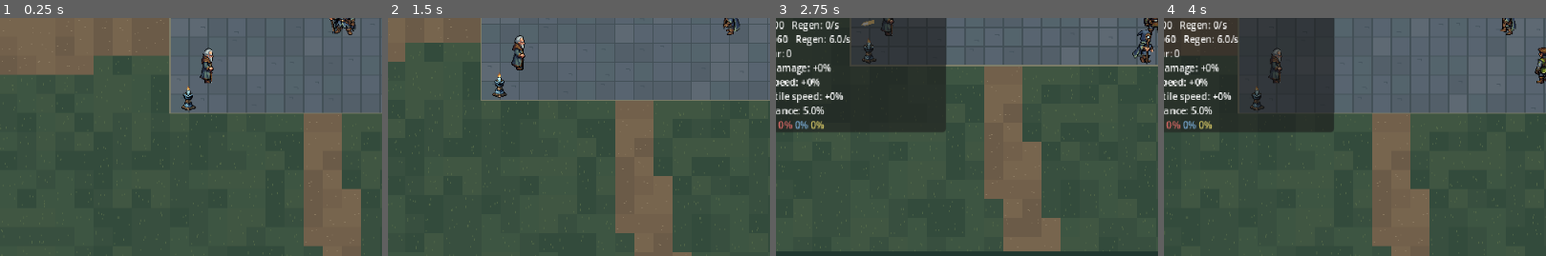
Above: before the commit, frames 1-4 (left to right).
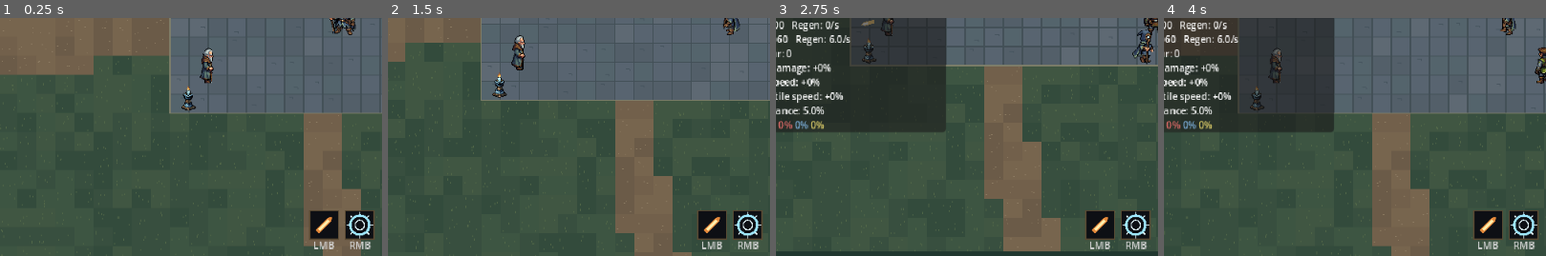
Above: after the commit, the same moments.

Repository: weilonprice/ruined-academy
Game: Godot game, scene res://main.tscn
The game is run twice, just before and just after one commit, with the same random seed, the same clock (stepped at 60 frames per second) and the same inputs.
Inputs (mouse positions are % of the whole screen's width and height, from its top left):
- Up to frame 1 (0.25 s): no input
- Up to frame 2 (1.5 s): tap Enter at 0.5 s; move the mouse to (72, 45) at 0.52 s; hold D (move_right) 0.53-1.28 s; hold Space (dodge) 0.53-1.28 s; click (72, 45) at 0.67 s; tap Alt (show_labels) at 0.8, 1.35 s; move the mouse to (30, 55) at 1.27 s; hold S (move_down) from 1.28 s (still down); click (30, 55) at 1.42 s
- Up to frame 3 (2.75 s): tap Space (dodge) at 1.55 s; move the mouse to (60, 28) at 2.02 s; release S (move_down) at 2.03 s; hold D (move_right) from 2.03 s (still down); hold C (character_panel) from 2.03 s (still down); click (60, 28) at 2.17 s; tap Alt (show_labels) at 2.3 s
- Up to frame 4 (4 s): move the mouse to (45, 70) at 2.77 s; release D (move_right) at 2.78 s; release C (character_panel) at 2.78 s; hold W (move_up) 2.78-3.53 s; tap Space (dodge) at 2.85 s; click (45, 70) at 2.92 s; move the mouse to (80, 65) at 3.52 s; hold A (move_left) from 3.53 s (still down); hold Alt (show_labels) from 3.53 s (still down); click (80, 65) at 3.67 s
The pictures show only the part of the screen within x 5-55%, y 50-100%; the shares and areas given below are measured in that part.

The runs differ from the first frame. In frame 1, 2.0% of the frame differs, in the area x 81-98%, y 80-98%; in frame 2, 2.1%; in frame 3, 2.1%; in frame 4, 2.1%.

Commit message:
Add Frost Nova: a short-range cold burst on right-click
Right-click casts Frost Nova around the wizard, facing the cursor for the
cast. Every living enemy within about 90 px takes one 12-18 cold hit
(each with its own damage and crit roll) and is chilled for 2 s, moving,
animating, and recovering from attacks at 70% speed with an icy tint;
a longer chill replaces a shorter one. It costs 12 mana with a 0.45 s
cast; spell damage, crit chance, and cast speed apply. The effect is a
code-drawn expanding ring with ice shards.

The bolt and the nova now share _begin_cast (mana, cast time, facing,
cast animation). A skill bar at the bottom centre shows both spells with
their mouse buttons and dims one while mana is short.

tests/skills_test.gd covers the cast, area hits and misses, costs and
cast gating, chill slowing and wearing off, gear scaling, cleanup, the
skill bar, and no casting while carrying an item or fallen.

Co-Authored-By: Claude Opus 5.5 <noreply@anthropic.com>
Claude-Session: https://claude.ai/code/session_014JCZKtCEKe5udbc5VmJHht

Diff:
--- a/game/enemy.gd
+++ b/game/enemy.gd
@@ -14,6 +14,9 @@
 const REACH_SLACK := 12.0
 # Enemies closer than this push apart so they don't stack.
 const SPACING := 30.0
+# Chilled enemies move, animate, and recover from attacks at this fraction of their speed.
+const CHILL_SLOW := 0.7
+const CHILL_TINT := Color(0.72, 0.9, 1.35)
 # Per kind: movement, attack clip, the frame the blow lands on, and cooldown after an attack.
 # A ranged kind holds around its reach and fires a bolt instead of striking.
 const KINDS := {
@@ -38,6 +41,7 @@
 var hurting := false
 var dying := false
 var hit_flash: Tween
+var chilled_left := 0.0
 var stats: Dictionary
 @onready var sprite: AnimatedSprite2D = $Sprite
 
@@ -55,9 +59,13 @@
 
 
 func _physics_process(delta: float) -> void:
-	if dying or hurting or attacking:
-		return
-	cooldown_left = maxf(0.0, cooldown_left - delta)
+	if dying:
+		return
+	_update_chill(delta)
+	if hurting or attacking:
+		return
+	var pace := speed_factor()
+	cooldown_left = maxf(0.0, cooldown_left - delta * pace)
 	var player = _player()
 	_face(player)
 	if player == null or player.dead or not ai_enabled:
@@ -79,14 +87,18 @@
 		_start_attack()
 		return
 	velocity += _separation() * stats.speed
-	position += velocity * delta
+	position += velocity * pace * delta
 	position = position.clamp(WORLD.WALK_BOUNDS.position, WORLD.WALK_BOUNDS.end)
 	_play("move" if not velocity.is_zero_approx() else "idle")
 
 
-func take_damage(amount: float, critical := false) -> void:
+# Takes a hit; a chill (in seconds) slows the enemy, and a longer chill replaces a shorter one.
+func take_damage(amount: float, critical := false, chill := 0.0) -> void:
 	if health <= 0.0 or amount <= 0.0:
 		return
+	if chill > 0.0:
+		chilled_left = maxf(chilled_left, chill)
+		_update_chill(0.0)
 	health = maxf(0.0, health - amount)
 	aggro = true
 	# A hit interrupts an attack before its blow lands.
@@ -112,6 +124,23 @@
 	hit_flash.tween_property(sprite, "self_modulate", Color.WHITE, 0.12)
 
 
+func is_chilled() -> bool:
+	return chilled_left > 0.0
+
+
+func speed_factor() -> float:
+	return CHILL_SLOW if is_chilled() else 1.0
+
+
+func _update_chill(delta: float) -> void:
+	if chilled_left > 0.0:
+		chilled_left = maxf(0.0, chilled_left - delta)
+	sprite.speed_scale = speed_factor()
+	var tint := CHILL_TINT if is_chilled() else Color.WHITE
+	# Keep the current alpha: the death fade animates it.
+	modulate = Color(tint, modulate.a)
+
+
 func _start_attack() -> void:
 	attacking = true
 	attack_landed = false
--- /dev/null
+++ b/game/frost_nova.gd
@@ -0,0 +1,73 @@
+extends Node2D
+
+# Frost Nova: a ring of cold bursting out from the caster. Every enemy within
+# the radius takes one cold hit and is chilled; the ring is the visual.
+
+const RADIUS := 90.0
+# Enemies whose edge the ring reaches count as inside.
+const ENEMY_REACH := 12.0
+const EXPAND_TIME := 0.22
+const FADE_TIME := 0.18
+const SHARDS := 14
+const RING_COLOR := Color("9fe8ff")
+const CORE_COLOR := Color("e8fbff")
+
+# Set by the caster before adding the nova to the scene.
+var damage_range := Vector2(12.0, 18.0)
+var damage_scale := 1.0
+var crit_chance := 5.0
+var crit_multiplier := 1.5
+var chill_time := 2.0
+var rng: RandomNumberGenerator
+var hits: Array = []
+var progress := 0.0
+var fade := 1.0
+
+
+func _ready() -> void:
+	z_index = 1
+	hits = strike()
+	var tween := create_tween()
+	tween.tween_property(self, "progress", 1.0, EXPAND_TIME).set_ease(Tween.EASE_OUT).set_trans(Tween.TRANS_QUAD)
+	tween.tween_property(self, "fade", 0.0, FADE_TIME)
+	tween.tween_callback(queue_free)
+
+
+func _process(_delta: float) -> void:
+	queue_redraw()
+
+
+# Hits every living enemy in reach once, each with its own damage and crit roll.
+func strike() -> Array:
+	var struck := []
+	for enemy: Node2D in get_tree().get_nodes_in_group("enemies"):
+		if enemy.global_position.distance_to(global_position) > RADIUS + ENEMY_REACH:
+			continue
+		var critical := rng.randf() * 100.0 < crit_chance
+		var damage := rng.randf_range(damage_range.x, damage_range.y) * damage_scale
+		if critical:
+			damage *= crit_multiplier
+		enemy.take_damage(damage, critical, chill_time)
+		struck.append({"enemy": enemy, "damage": damage, "critical": critical})
+	return struck
+
+
+func _draw() -> void:
+	var radius := lerpf(10.0, RADIUS, progress)
+	var ring := RING_COLOR
+	ring.a = 0.9 * fade
+	var core := CORE_COLOR
+	core.a = 0.8 * fade
+	var haze := RING_COLOR
+	haze.a = 0.12 * fade
+	draw_circle(Vector2.ZERO, radius, haze)
+	draw_arc(Vector2.ZERO, radius, 0.0, TAU, 48, ring, 3.0)
+	draw_arc(Vector2.ZERO, radius - 3.0, 0.0, TAU, 48, core, 1.0)
+	# Ice shards riding the ring's edge, pointing outward.
+	for index in range(SHARDS):
+		var angle := TAU * index / SHARDS + progress * 0.4
+		var out := Vector2.from_angle(angle)
+		var side := out.orthogonal() * 2.0
+		var tip := out * (radius + 5.0)
+		var base := out * (radius - 3.0)
+		draw_colored_polygon(PackedVector2Array([(base + side).round(), tip.round(), (base - side).round()]), core)
--- a/game/main.tscn
+++ b/game/main.tscn
@@ -10,6 +10,7 @@
 [ext_resource type="Script" path="res://debug_tools.gd" id="8_debug"]
 [ext_resource type="Script" path="res://inventory_panel.gd" id="9_inventory"]
 [ext_resource type="Script" path="res://item_tooltip.gd" id="10_tooltip"]
+[ext_resource type="Script" path="res://skill_bar.gd" id="11_skills"]
 
 [node name="Map" type="Node2D"]
 y_sort_enabled = true
@@ -115,6 +116,21 @@
 theme_override_font_sizes/normal_font_size = 8
 theme_override_font_sizes/bold_font_size = 8
 
+[node name="SkillBar" type="Control" parent="HUD"]
+anchors_preset = 7
+anchor_left = 0.5
+anchor_top = 1.0
+anchor_right = 0.5
+anchor_bottom = 1.0
+offset_left = -40.0
+offset_top = -38.0
+offset_right = 40.0
+offset_bottom = -4.0
+grow_horizontal = 2
+grow_vertical = 0
+mouse_filter = 2
+script = ExtResource("11_skills")
+
 [node name="InventoryPanel" type="Control" parent="HUD"]
 anchors_preset = 11
 anchor_left = 1.0
--- a/game/player.gd
+++ b/game/player.gd
@@ -11,6 +11,12 @@
 const BOLT_MANA_COST := 5.0
 const BOLT_DAMAGE := Vector2(8.0, 12.0)
 const BASE_CAST_TIME := 0.25
+const FROST_NOVA_SCRIPT := preload("res://frost_nova.gd")
+# Frost Nova: a short-range burst of cold around the wizard that chills what it hits.
+const NOVA_MANA_COST := 12.0
+const NOVA_DAMAGE := Vector2(12.0, 18.0)
+const NOVA_CAST_TIME := 0.45
+const NOVA_CHILL_TIME := 2.0
 const WORLD := preload("res://world.gd")
 const ANIMATIONS := preload("res://animation_library.gd")
 const DIRECTIONS := ["east", "south-east", "south", "south-west", "west", "north-west", "north", "north-east"]
@@ -115,18 +121,17 @@
 		elif not is_dodging():
 			shoot_at(get_global_mouse_position())
 		get_viewport().set_input_as_handled()
+	elif event is InputEventMouseButton and event.button_index == MOUSE_BUTTON_RIGHT and event.pressed:
+		if Inventory.held == null and not is_dodging():
+			cast_nova(get_global_mouse_position())
+		get_viewport().set_input_as_handled()
 
 
 # Casts a bolt toward the target, if the last cast has finished and there is mana for it.
 func shoot_at(target: Vector2) -> Node2D:
 	var aim := target - global_position
-	if dead or aim.is_zero_approx() or cast_ready_in > 0.0 or mana < BOLT_MANA_COST:
+	if aim.is_zero_approx() or not _begin_cast(BOLT_MANA_COST, BASE_CAST_TIME, aim):
 		return null
-	mana -= BOLT_MANA_COST
-	mana_changed.emit(mana, max_mana)
-	var cast_rate: float = 1.0 + stats.cast_speed / 100.0
-	cast_ready_in = BASE_CAST_TIME / cast_rate
-	facing = DIRECTIONS[posmod(roundi(aim.angle() / (PI / 4.0)), 8)]
 	var tip: Vector2 = global_position + STAFF_TIPS[facing]
 	# Aim from the tip so the bolt still flies through the clicked point.
 	var flight := target - tip
@@ -142,13 +147,44 @@
 	projectile.global_position = tip
 	# The first hit check sweeps from the body, so an enemy between the wizard and the tip is still hit.
 	projectile.sweep_from = global_position
+	return projectile
+
+
+# Casts Frost Nova around the wizard, turning toward the cursor for the cast.
+func cast_nova(toward: Vector2) -> Node2D:
+	if not _begin_cast(NOVA_MANA_COST, NOVA_CAST_TIME, toward - global_position):
+		return null
+	var nova := Node2D.new()
+	nova.set_script(FROST_NOVA_SCRIPT)
+	nova.damage_range = NOVA_DAMAGE
+	nova.damage_scale = 1.0 + stats.spell_damage / 100.0
+	nova.crit_chance = stats.crit_chance
+	nova.crit_multiplier = STATS.CRIT_MULTIPLIER
+	nova.chill_time = NOVA_CHILL_TIME
+	nova.rng = rng
+	nova.position = position
+	get_parent().add_child(nova)
+	return nova
+
+
+# Starts a spell if the last cast has finished and there is mana: spends it,
+# sets the wait before the next cast (shortened by cast speed), and plays the cast.
+func _begin_cast(mana_cost: float, cast_time: float, aim: Vector2) -> bool:
+	if dead or cast_ready_in > 0.0 or mana < mana_cost:
+		return false
+	mana -= mana_cost
+	mana_changed.emit(mana, max_mana)
+	var cast_rate: float = 1.0 + stats.cast_speed / 100.0
+	cast_ready_in = cast_time / cast_rate
+	if not aim.is_zero_approx():
+		facing = DIRECTIONS[posmod(roundi(aim.angle() / (PI / 4.0)), 8)]
 	casting = true
 	hurting = false
 	_play("cast")
 	# Faster casting plays the cast animation faster too.
 	sprite.speed_scale = cast_rate
 	sprite.set_frame_and_progress(0, 0.0)
-	return projectile
+	return true
 
 
 # Takes a hit of a damage type; armour reduces physical hits, resistances the elements.
--- /dev/null
+++ b/game/skill_bar.gd
@@ -0,0 +1,63 @@
+extends Control
+
+# The skill bar: the bolt on the left mouse button, Frost Nova on the right.
+# A skill dims while there isn't enough mana to cast it.
+
+const SLOT := 24.0
+const GAP := 6.0
+const FRAME := Color("5a4a33")
+const BACK := Color("0d0f14")
+const DIM := Color(0, 0, 0, 0.6)
+const KEY_COLOR := Color("d8d8d8")
+
+var player
+@onready var font := get_theme_default_font()
+
+
+func _ready() -> void:
+	mouse_filter = Control.MOUSE_FILTER_IGNORE
+	player = get_tree().get_first_node_in_group("player")
+
+
+func _process(_delta: float) -> void:
+	queue_redraw()
+
+
+# [key label, mana cost, icon drawer] for each slot, left to right.
+func skills() -> Array:
+	return [["LMB", player.BOLT_MANA_COST, _draw_bolt_icon], ["RMB", player.NOVA_MANA_COST, _draw_nova_icon]]
+
+
+func usable(cost: float) -> bool:
+	return player != null and not player.dead and player.mana >= cost
+
+
+func _draw() -> void:
+	if player == null:
+		return
+	var list := skills()
+	var width := list.size() * SLOT + (list.size() - 1) * GAP
+	for index in range(list.size()):
+		var slot := Rect2(Vector2((size.x - width) / 2.0 + index * (SLOT + GAP), 0.0), Vector2(SLOT, SLOT))
+		draw_rect(slot, BACK)
+		list[index][2].call(slot.get_center())
+		if not usable(list[index][1]):
+			draw_rect(slot, DIM)
+		draw_rect(slot, FRAME, false, 1.0)
+		draw_string(font, Vector2(slot.position.x, slot.end.y + 8.0), list[index][0], HORIZONTAL_ALIGNMENT_CENTER, SLOT, 8, KEY_COLOR)
+
+
+func _draw_bolt_icon(center: Vector2) -> void:
+	var points := PackedVector2Array([Vector2(-7, 4), Vector2(3, -6), Vector2(7, -7), Vector2(6, -3), Vector2(-4, 7)])
+	for index in range(points.size()):
+		points[index] += center
+	draw_colored_polygon(points, Color("e78a3b"))
+	draw_line(center + Vector2(-4, 4), center + Vector2(4, -4), Color("fff0ae"), 2.0)
+
+
+func _draw_nova_icon(center: Vector2) -> void:
+	draw_arc(center, 8.0, 0.0, TAU, 24, Color("9fe8ff"), 2.0)
+	draw_arc(center, 4.0, 0.0, TAU, 16, Color("e8fbff"), 1.0)
+	for index in range(8):
+		var out := Vector2.from_angle(TAU * index / 8.0)
+		draw_line(center + out * 9.0, center + out * 11.0, Color("e8fbff"), 1.0)
--- /dev/null
+++ b/game/tests/skills_test.gd
@@ -0,0 +1,153 @@
+extends SceneTree
+
+const DB := preload("res://items/item_database.gd")
+const ITEM := preload("res://items/item.gd")
+const NOVA := preload("res://frost_nova.gd")
+const SAVE := "user://test_inventory.json"
+
+var failures: Array[String] = []
+
+
+func _initialize() -> void:
+	call_deferred("run")
+
+
+func run() -> void:
+	var inventory = root.get_node("Inventory")
+	inventory.use_save_path(SAVE)
+	inventory.clear()
+	var scene: Node = load("res://main.tscn").instantiate()
+	root.add_child(scene)
+	await process_frame
+	var player = scene.get_node("Wizard")
+	player.set_physics_process(false)
+	for enemy in get_nodes_in_group("enemies"):
+		enemy.queue_free()
+	await process_frame
+
+	# Right-click casts Frost Nova: mana, cast time, and the cast animation facing the cursor.
+	var near_east = spawn(scene, player.position + Vector2(60, 0))
+	var near_south = spawn(scene, player.position + Vector2(0, NOVA.RADIUS + NOVA.ENEMY_REACH - 1.0))
+	var outside = spawn(scene, player.position + Vector2(-(NOVA.RADIUS + NOVA.ENEMY_REACH + 10.0), 0))
+	await process_frame
+	var right_click := InputEventMouseButton.new()
+	right_click.button_index = MOUSE_BUTTON_RIGHT
+	right_click.pressed = true
+	player._unhandled_input(right_click)
+	var novas := scene.get_children().filter(func(node: Node) -> bool: return node.get_script() == NOVA)
+	check(novas.size() == 1, "Right-click casts Frost Nova")
+	check(player.mana == player.max_mana - player.NOVA_MANA_COST, "It costs its mana")
+	check(is_equal_approx(player.cast_ready_in, player.NOVA_CAST_TIME), "It takes its cast time")
+	check(player.casting and String(player.sprite.animation).begins_with("cast_"))
+	check(get_nodes_in_group("projectiles").is_empty(), "No bolt")
+
+	# Every enemy in reach is hit once and chilled; one out of reach is untouched.
+	var hits: Array = novas[0].hits
+	check(hits.size() == 2 and hits.any(func(hit: Dictionary) -> bool: return hit.enemy == near_east) and hits.any(func(hit: Dictionary) -> bool: return hit.enemy == near_south))
+	for hit in hits:
+		var expected: float = hit.enemy.MAX_HEALTH - hit.damage
+		check(is_equal_approx(hit.enemy.health, expected), "One hit each")
+		check(hit.damage >= player.NOVA_DAMAGE.x and hit.damage <= player.NOVA_DAMAGE.y * 1.5)
+		check(hit.enemy.is_chilled() and is_equal_approx(hit.enemy.sprite.speed_scale, hit.enemy.CHILL_SLOW), "Hit enemies are chilled")
+		check(hit.enemy.aggro, "A hit wakes the enemy")
+	check(outside.health == outside.MAX_HEALTH and not outside.is_chilled(), "Out of reach: untouched")
+
+	# Casting waits for the last cast, and needs mana.
+	check(player.cast_nova(player.global_position) == null, "No recast before the cast time passes")
+	player.cast_ready_in = 0.0
+	player.mana = player.NOVA_MANA_COST - 1.0
+	check(player.cast_nova(player.global_position) == null, "No cast without mana")
+	check(player.shoot_at(player.global_position + Vector2(50, 0)) != null, "The bolt still casts on the mana left")
+
+	# Chill slows movement and attacks, then wears off.
+	var runner = spawn(scene, Vector2(300, 800))
+	var chilled = spawn(scene, Vector2(300, 860))
+	runner.aggro = true
+	chilled.aggro = true
+	player.position = Vector2(700, 830)
+	chilled.take_damage(1.0, false, 10.0)
+	chilled.hurting = false
+	var start_runner: Vector2 = runner.position
+	var start_chilled: Vector2 = chilled.position
+	for step in range(30):
+		runner._physics_process(1.0 / 60.0)
+		chilled._physics_process(1.0 / 60.0)
+	var ratio: float = (chilled.position - start_chilled).length() / (runner.position - start_runner).length()
+	check(is_equal_approx(snappedf(ratio, 0.01), runner.CHILL_SLOW), "Chilled enemies move at 70%% speed (%.2f)" % ratio)
+	chilled._physics_process(20.0)
+	check(not chilled.is_chilled() and chilled.sprite.speed_scale == 1.0 and chilled.modulate.b == 1.0, "Chill wears off")
+
+	# Gear scales the nova: spell damage, crits, and cast speed.
+	var staff = ITEM.new()
+	staff.base_id = "apprentice_staff"
+	staff.rarity = DB.RARITY_MAGIC
+	for pair in [["spell_damage", 100], ["crit_chance", 1900], ["cast_speed", 50]]:
+		staff.mods.append({"kind": "unique", "stat": pair[0], "value": pair[1], "affix": "", "tier": 0})
+	inventory.equip(staff, "weapon")
+	for node in get_nodes_in_group("enemies"):
+		node.queue_free()
+	await process_frame
+	var target = spawn(scene, player.position + Vector2(40, 0))
+	await process_frame
+	player.cast_ready_in = 0.0
+	player.mana = player.max_mana
+	var boosted = player.cast_nova(player.global_position)
+	check(is_equal_approx(player.cast_ready_in, player.NOVA_CAST_TIME / 1.5), "Cast speed shortens the cast")
+	check(boosted.hits.size() == 1 and boosted.hits[0].critical, "Crit chance applies")
+	var damage: float = boosted.hits[0].damage
+	check(damage >= player.NOVA_DAMAGE.x * 2.0 * 1.5 - 0.01 and damage <= player.NOVA_DAMAGE.y * 2.0 * 1.5 + 0.01, "Spell damage and crits scale it (%.1f)" % damage)
+	check(target.dying, "A lethal nova kills")
+
+	# The ring fades and frees itself; the skill bar shows both skills and dims what can't be cast.
+	await create_timer(NOVA.EXPAND_TIME + NOVA.FADE_TIME + 0.1).timeout
+	check(scene.get_children().filter(func(node: Node) -> bool: return node.get_script() == NOVA).is_empty(), "The nova effect cleans up")
+	var bar = scene.get_node("HUD/SkillBar")
+	check(bar.skills().map(func(skill: Array) -> String: return skill[0]) == ["LMB", "RMB"])
+	player.mana = player.NOVA_MANA_COST - 1.0
+	check(bar.usable(player.BOLT_MANA_COST) and not bar.usable(player.NOVA_MANA_COST), "Dims a skill without enough mana")
+
+	# No nova while carrying an item or dead.
+	player.cast_ready_in = 0.0
+	player.mana = player.max_mana
+	var carried = ITEM.new()
+	carried.base_id = "copper_ring"
+	inventory.add_item(carried)
+	inventory.pick_up(carried)
+	player._unhandled_input(right_click)
+	check(player.mana == player.max_mana, "No nova while carrying an item")
+	inventory.stow_held()
+	player.take_damage(9999.0)
+	check(player.cast_nova(player.global_position) == null, "No nova once fallen")
+
+	scene.queue_free()
+	inventory.clear()
+	DirAccess.remove_absolute(SAVE)
+	finish("right-click casts Frost Nova for its mana and cast time; hits each enemy in reach once and chills it, misses those outside; waits for the cast and needs mana; chill slows movement to 70% and wears off; spell damage, crits, and cast speed apply; the effect cleans up; skill bar shows LMB/RMB and dims unaffordable skills; no nova while carrying or fallen")
+
+
+func spawn(scene: Node, at: Vector2):
+	var enemy = load("res://enemy.tscn").instantiate()
+	enemy.kind = "sentinel"
+	enemy.position = at
+	scene.add_child(enemy)
+	return enemy
+
+
+# Records a failed expectation; unlike assert, the run carries on and reports every failure at the end.
+func check(condition: bool, message := "") -> void:
+	if not condition:
+		var caller: Dictionary = get_stack()[1] if get_stack().size() > 1 else {}
+		failures.append("%s:%s %s" % [caller.get("function", "?"), caller.get("line", "?"), message])
+		push_error("FAIL " + failures[-1])
+
+
+# Prints PASS only if nothing failed, and exits non-zero otherwise.
+func finish(summary: String) -> void:
+	if failures.is_empty():
+		print("PASS: " + summary)
+		quit()
+	else:
+		print("FAIL: %d check(s) failed" % failures.size())
+		for failure in failures:
+			print("  " + failure)
+		quit(1)
Not shown, added: game/frost_nova.gd.uid
Not shown: 1 places in game/main.tscn that only renumber resources
Not shown, added: game/skill_bar.gd.uid
Binary file changed: game/tests/preview.png
Not shown, changed: README.md
Not shown, changed: game/README.md
